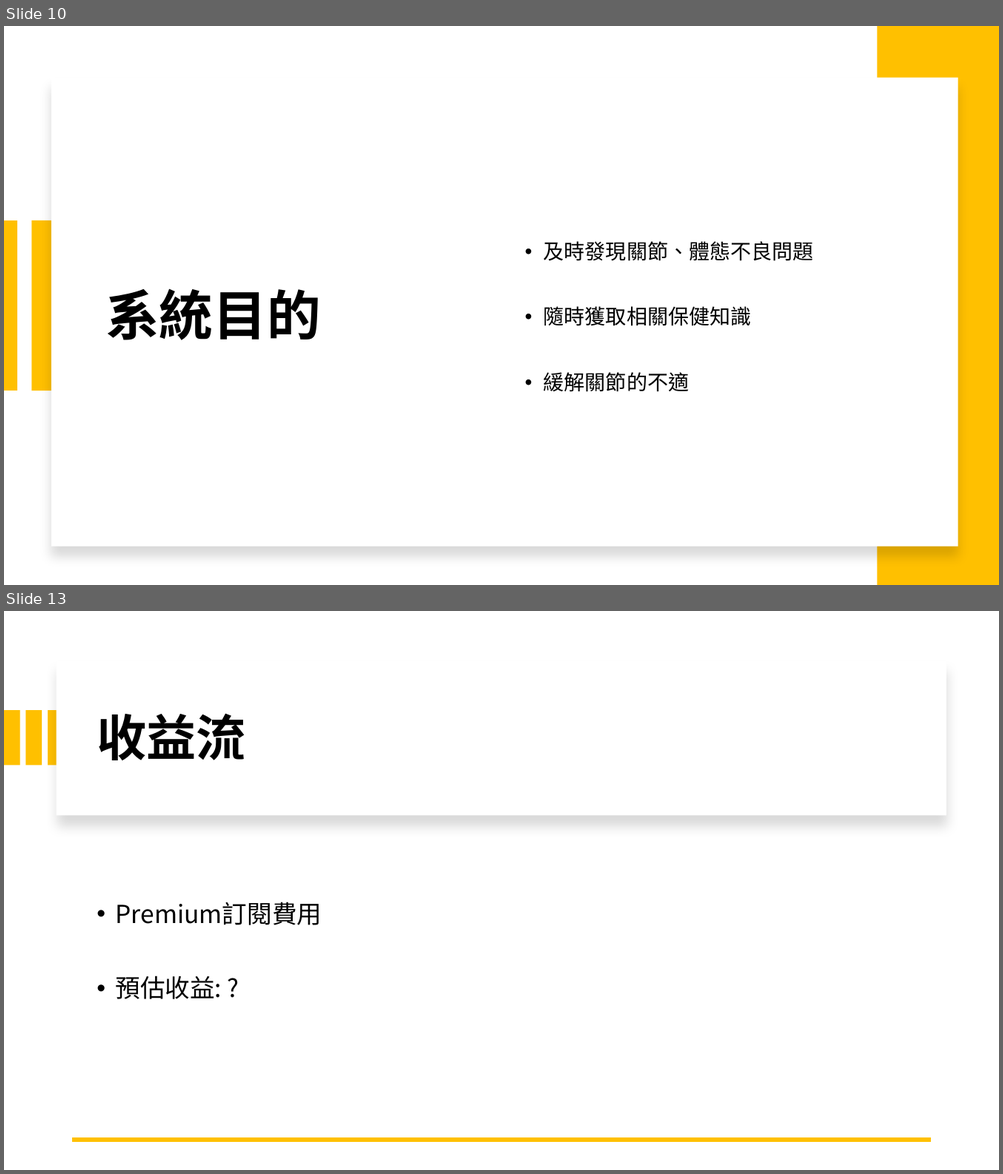
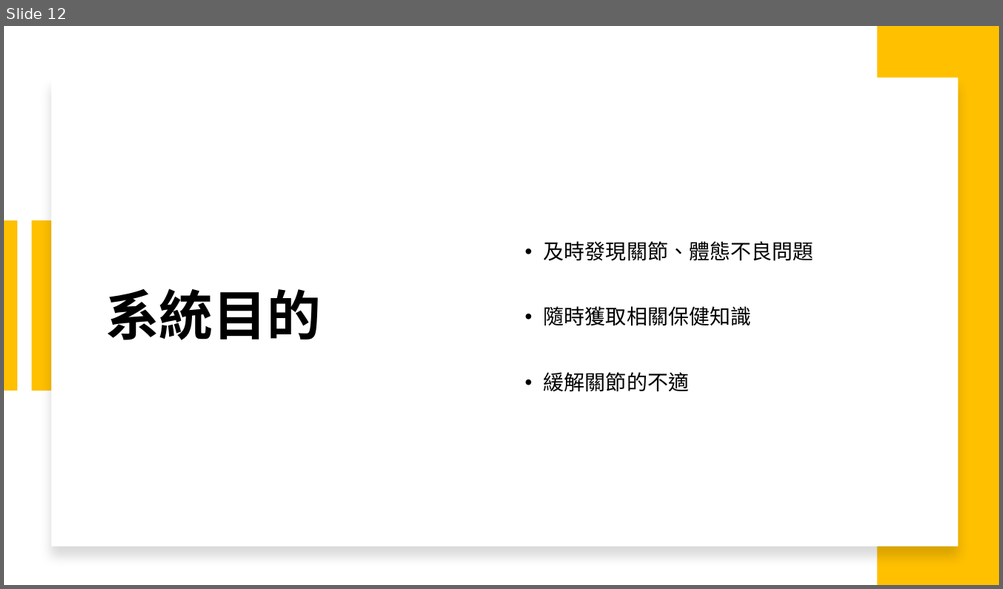
Before and after one commit to michaelchen1225/-, a slide deck: 企研/企研報告.pptx. Shown one above the other, each under a label of ours: slides 10 and 13 before the commit, slide 12 after it; the slides between them are not shown. The pictures are 1003x1174 and 1003x589 pixels, drawn with LibreOffice and Linux fonts; fonts in the diff are those of the drawing. Boxes give left, top, right and bottom in pixels: in the first picture for what was removed or moved away, otherwise in the second. Text is boxed around its words. In the diff, an @@ line names an element or a change of style, - is before the commit and + after.

```diff
--- a/企研/企研報告.pptx
+++ b/企研/企研報告.pptx
@@ slide 13 removed at (x1=4, y1=611, x2=999, y2=1170), background #FFFFFF @@
@@ rectangle removed at (x1=57, y1=661, x2=946, y2=815) @@
@@ rectangle removed at (x1=4, y1=710, x2=20, y2=766) @@
@@ rectangle removed at (x1=25, y1=710, x2=41, y2=766) @@
@@ rectangle removed at (x1=48, y1=710, x2=64, y2=766) @@
@@ title removed at (x1=96, y1=713, x2=246, y2=760) @@
-收益流
@@ text removed at (x1=115, y1=902, x2=321, y2=999) @@
-• Premium訂閱費用
-• 預估收益: ?
@@ line removed from (930, 1140) to (73, 1140) @@
@@ what was slide 10 is now slide 12 @@
```
Also in this commit, not shown: 8 slides changed, 11 slides added, 5 other slides removed, 8 other files.
